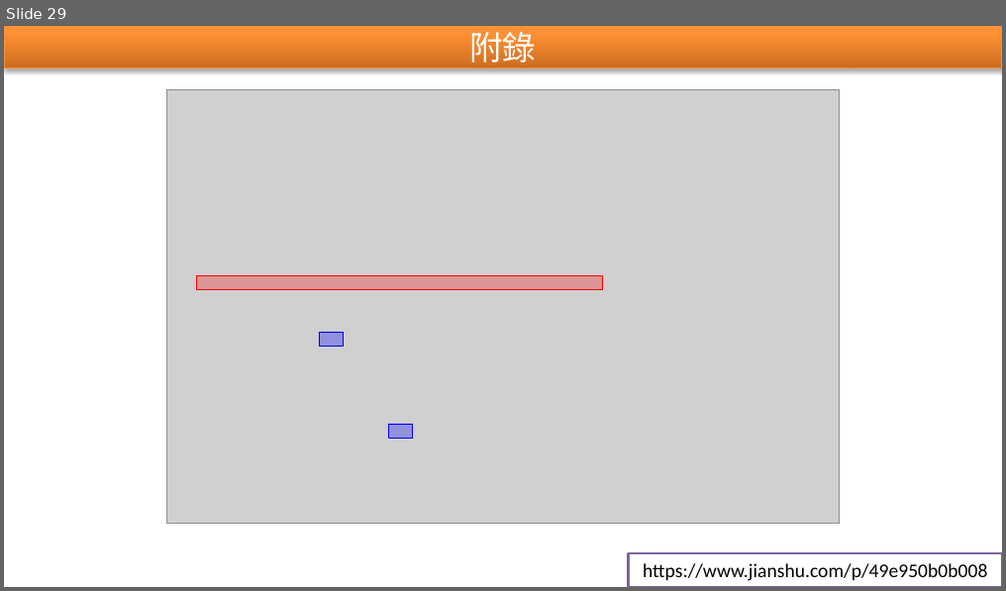
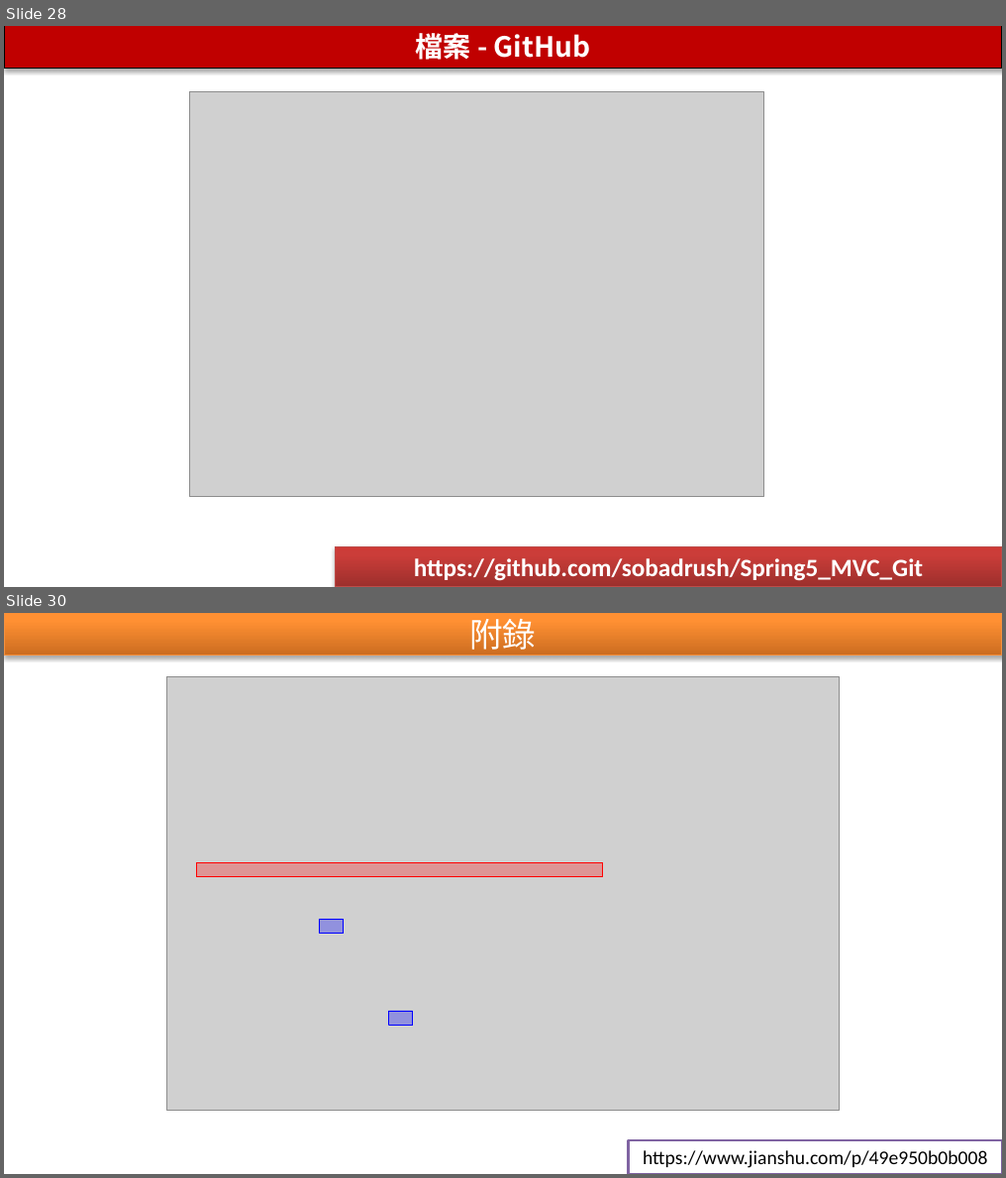
Before and after one commit to sobadrush/Spring5_MVC_Git, a slide deck: 說明文件/Spring 5 MVC – 零XML.pptx. Shown one above the other, each under a label of ours: slide 29 before the commit, slides 28 and 30 after it; the slides between them are not shown. The pictures are 1006x591 and 1006x1178 pixels, drawn with LibreOffice and Linux fonts; fonts in the diff are those of the drawing; grey boxes stand for pictures. Boxes give left, top, right and bottom in pixels: in the first picture for what was removed or moved away, otherwise in the second. Text is boxed around its words. In the diff, an @@ line names an element or a change of style, - is before the commit and + after.

Commit message:
'加入檔案及GitHub連結'

```diff
--- a/說明文件/Spring 5 MVC – 零XML.pptx
+++ b/說明文件/Spring 5 MVC – 零XML.pptx
@@ slide 28 added at [4,26,1002,587], background #FFFFFF @@
@@ title added at [4,26,1002,68], fill #C00000, outline #000000 0.75 pt, 20 pt, text #FFFFFF, bold @@
+檔案 - GitHub
@@ picture added at [189,92,764,497] @@
@@ rectangle added at [336,547,1002,586], fill gradient #9C2F2D to #CB3E3A to #CE3B37, outline #BF4C48 0.75 pt, 18 pt, text #FFFFFF, bold @@
+https://github.com/sobadrush/Spring5_MVC_Git
@@ what was slide 29 is now slide 30 @@
```
Also in this commit, not shown: 1 slide changed.
